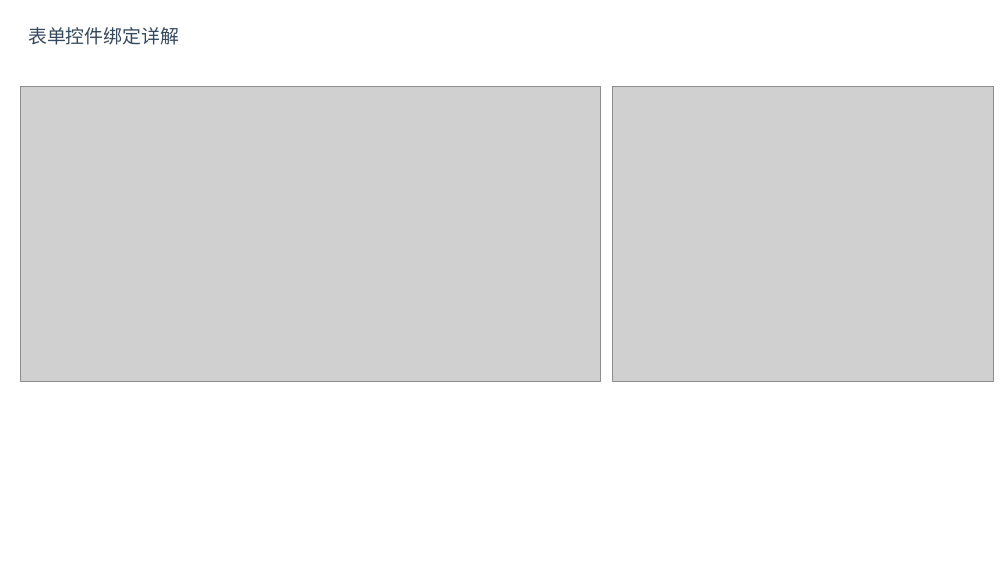
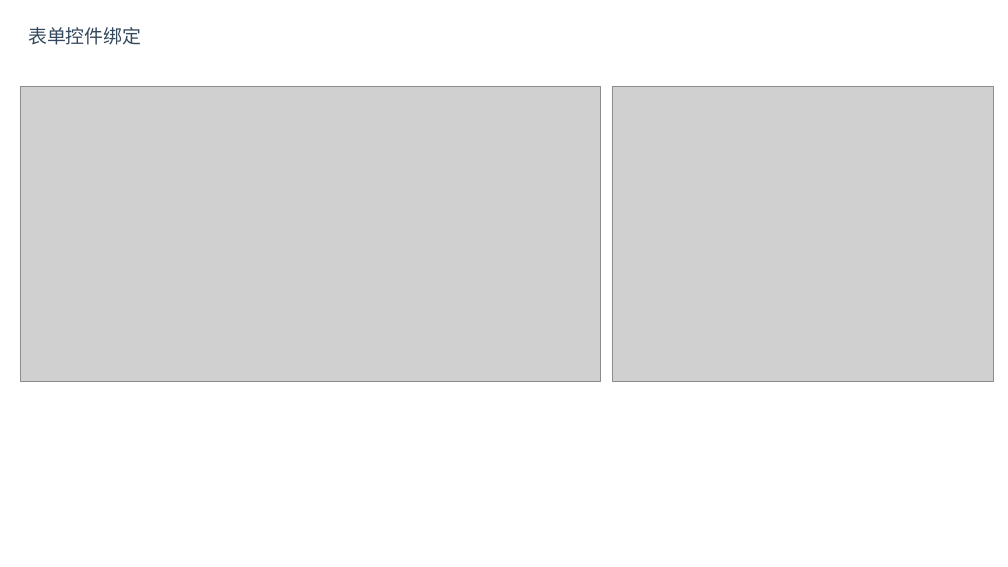
Before and after one commit to BinMarshall/studing, a slide deck: slide 20 of Vue/vue.pptx. Drawn at 1008x567 pixels with LibreOffice and Linux fonts; fonts in the diff are those of the drawing; grey boxes stand for pictures. Boxes give left, top, right and bottom in pixels: in the first picture for what was removed or moved away, otherwise in the second. Text is boxed around its words. In the diff, an @@ line names an element or a change of style, - is before the commit and + after.

```diff
--- a/Vue/vue.pptx
+++ b/Vue/vue.pptx
@@ text at box(28, 27, 141, 45): text changed @@
-表单控件绑定详解
+表单控件绑定
```
Also in this commit, not shown: 1 other slide changed, 1 other file.
